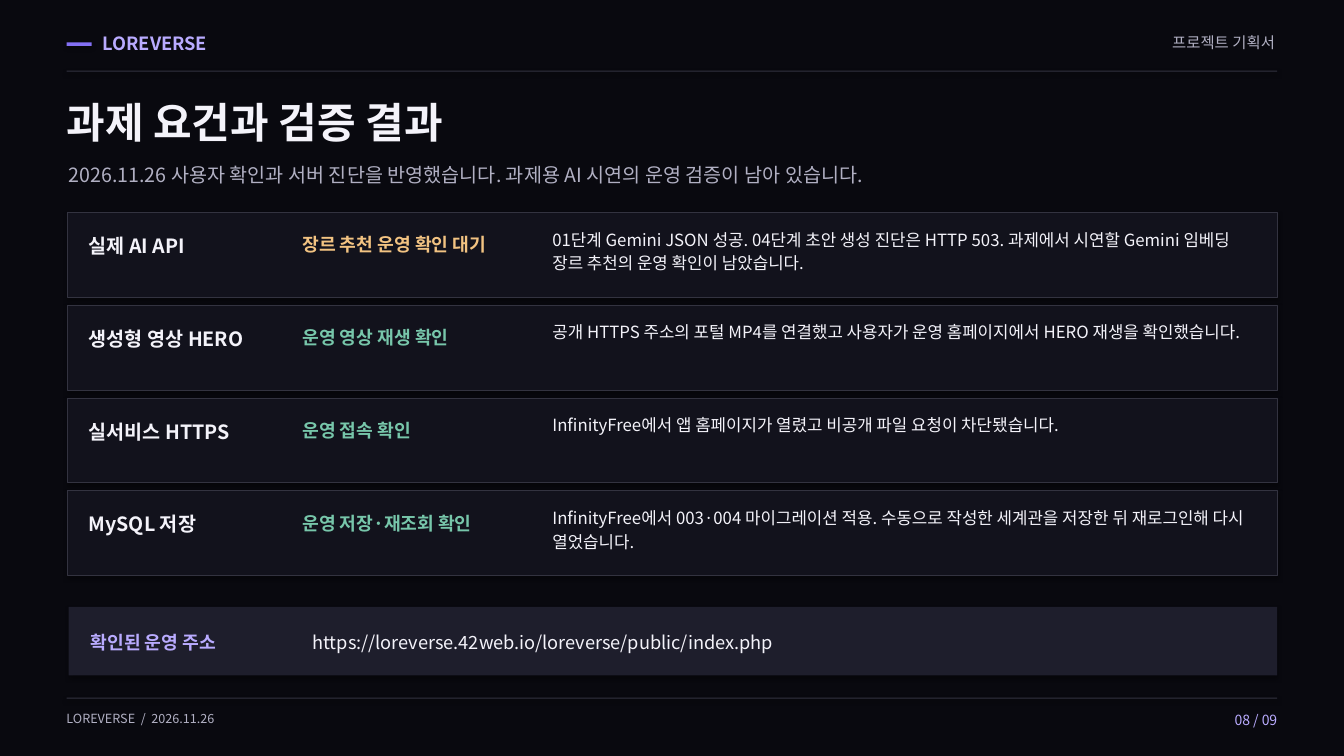
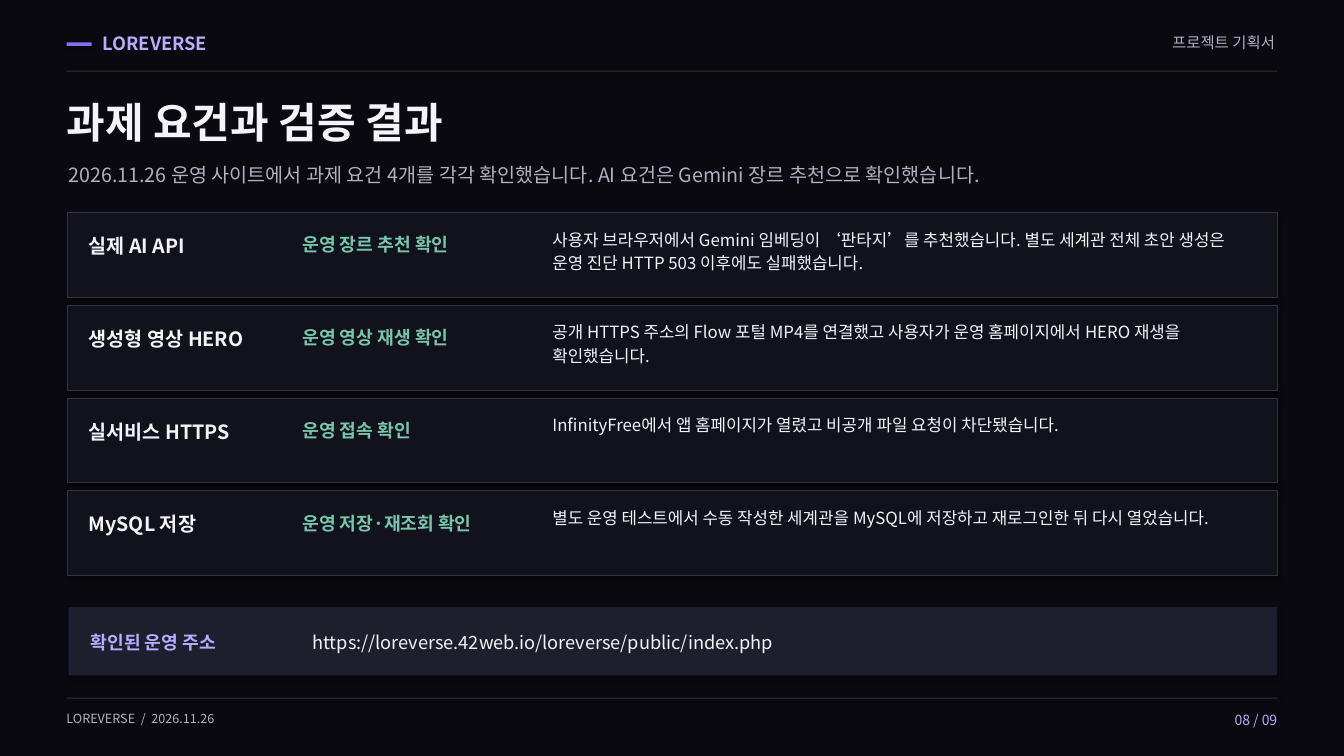
Before and after one commit to 05SUA/-, a slide deck: slide 8 of LOREVERSE/submission/LOREVERSE-project-plan.pptx. Drawn at 1344x756 pixels with LibreOffice and Linux fonts; fonts in the diff are those of the drawing. Boxes give left, top, right and bottom in pixels: in the first picture for what was removed or moved away, otherwise in the second. Text is boxed around its words. In the diff, an @@ line names an element or a change of style, - is before the commit and + after.

```diff
--- a/LOREVERSE/submission/LOREVERSE-project-plan.pptx
+++ b/LOREVERSE/submission/LOREVERSE-project-plan.pptx
@@ text at (68, 165, 980, 184): text changed @@
-2026.11.26 사용자 확인과 서버 진단을 반영했습니다. 과제용 AI 시연의 운영 검증이 남아 있습니다.
+2026.11.26 운영 사이트에서 과제 요건 4개를 각각 확인했습니다. AI 요건은 Gemini 장르 추천으로 확인했습니다.
@@ text at (302, 235, 448, 253): text changed; text colour #F2C382 to #77C6AA @@
-장르 추천 운영 확인 대기
+운영 장르 추천 확인
@@ text at (552, 232, 1225, 271): text changed @@
-01단계 Gemini JSON 성공. 04단계 초안 생성 진단은 HTTP 503. 과제에서 시연할 Gemini 임베딩 장르 추천의 운영 확인이 남았습니다.
+사용자 브라우저에서 Gemini 임베딩이 ‘판타지’를 추천했습니다. 별도 세계관 전체 초안 생성은 운영 진단 HTTP 503 이후에도 실패했습니다.
@@ text at (552, 324, 1180, 364): text changed @@
-공개 HTTPS 주소의 포털 MP4를 연결했고 사용자가 운영 홈페이지에서 HERO 재생을 확인했습니다.
+공개 HTTPS 주소의 Flow 포털 MP4를 연결했고 사용자가 운영 홈페이지에서 HERO 재생을 확인했습니다.
@@ text at (552, 510, 1209, 528): text changed @@
-InfinityFree에서 003·004 마이그레이션 적용. 수동으로 작성한 세계관을 저장한 뒤 재로그인해 다시 열었습니다.
+별도 운영 테스트에서 수동 작성한 세계관을 MySQL에 저장하고 재로그인한 뒤 다시 열었습니다.
```
Also in this commit, not shown: 4 other slides changed, 2 other files.
